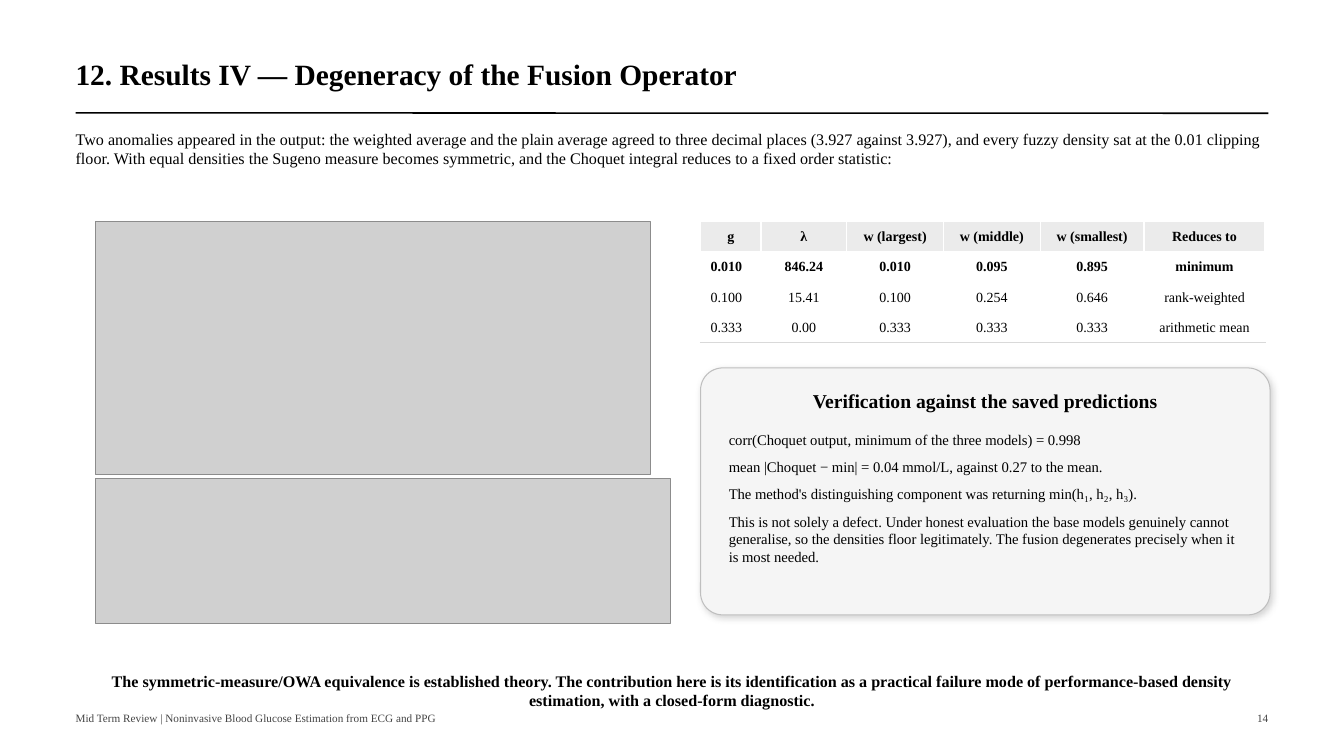
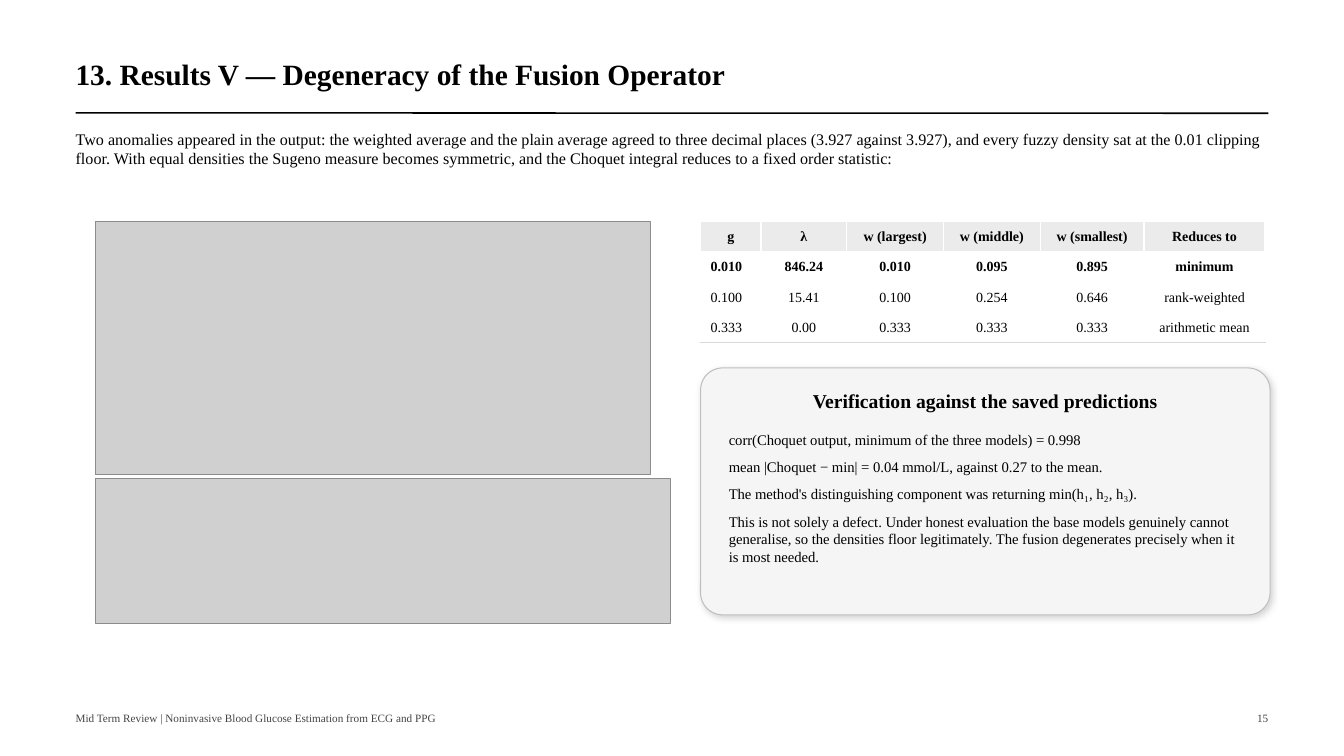
Before and after one commit to navtesh21/btp-project, a slide deck: slide 15 of deck/btp_midterm_review.pptx (slide 14 before the commit). Drawn at 1344x756 pixels with LibreOffice and Linux fonts; fonts in the diff are those of the drawing; grey boxes stand for pictures. Boxes give left, top, right and bottom in pixels: in the first picture for what was removed or moved away, otherwise in the second. Text is boxed around its words. In the diff, an @@ line names an element or a change of style, - is before the commit and + after.

```diff
--- a/deck/btp_midterm_review.pptx
+++ b/deck/btp_midterm_review.pptx
@@ text at (x1=76, y1=64, x2=724, y2=91): text changed @@
-12. Results IV — Degeneracy of the Fusion Operator
+13. Results V — Degeneracy of the Fusion Operator
@@ text removed at (x1=112, y1=675, x2=1231, y2=710) @@
-The symmetric-measure/OWA equivalence is established theory. The contribution here is its identification as a practical failure mode of performance-based density estimation, with a closed-form diagnostic.
@@ text at (x1=1257, y1=714, x2=1268, y2=722): text changed @@
-14
+15
```
Also in this commit, not shown: 11 other slides changed, 2 slides added, 1 slide removed, 2 other files.
